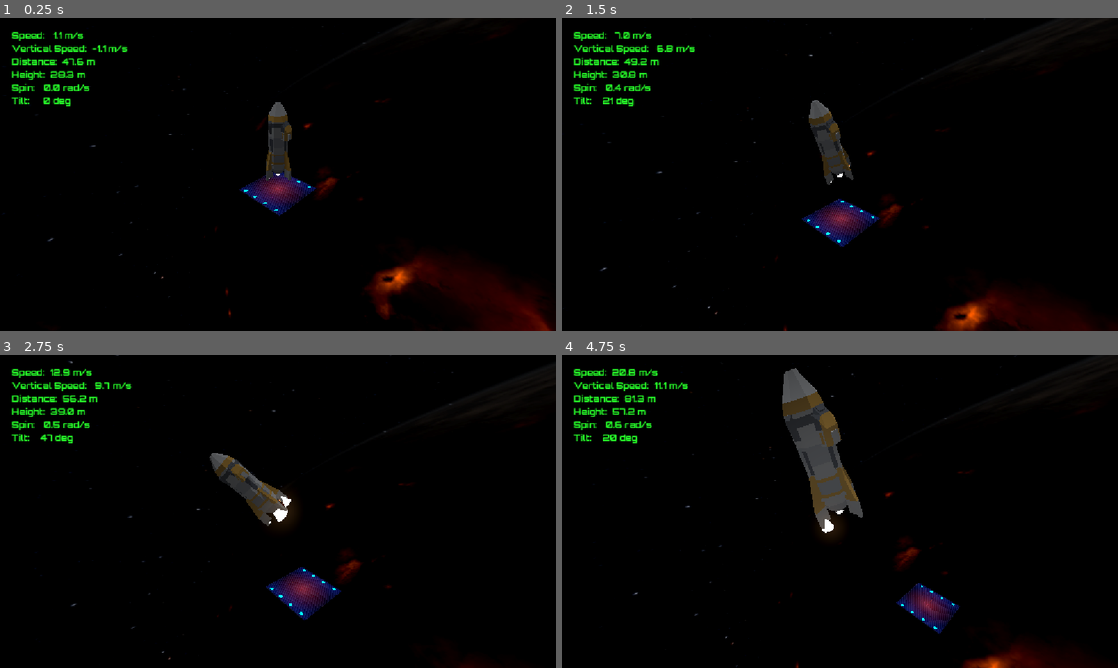
Above: before the commit, frames 1-4 (two rows, left to right).
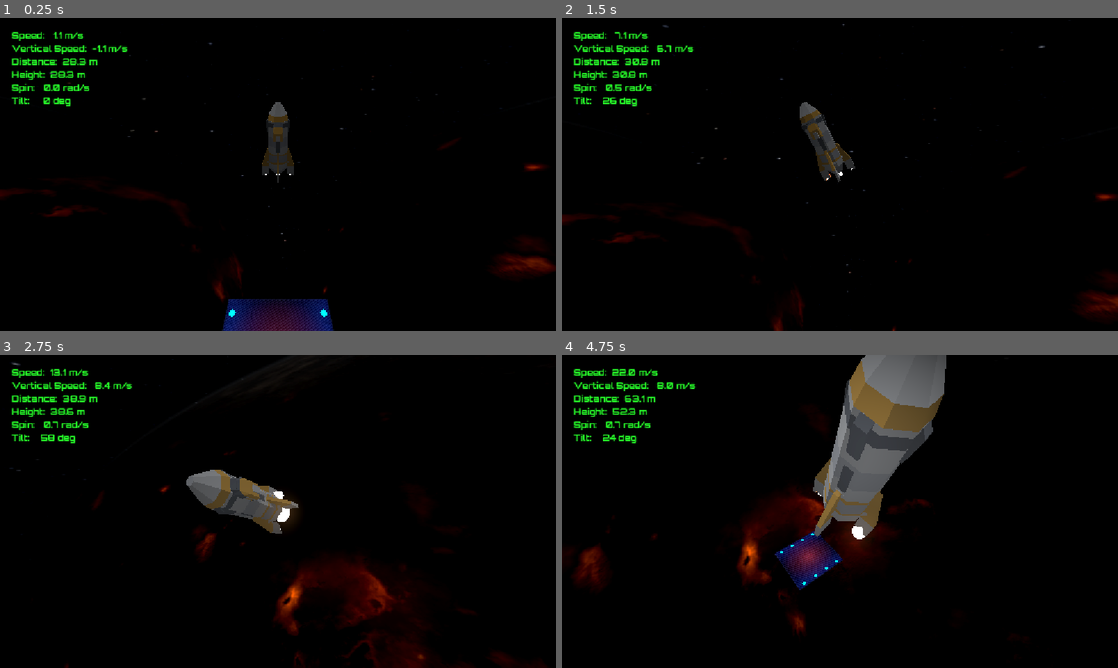
Above: after the commit, the same moments.

Repository: ChristiannYa/lander
Game: Godot game, scene res://scenes/game/game.tscn
Same seed, same stepped clock (60 frames per second), same inputs: the game is played once before the commit and once after it.
Inputs:
- Up to frame 1 (0.25 s): no input
- Up to frame 2 (1.5 s): hold L (roll_right) 0.53-1.28 s; hold W (thust) 0.53-1.28 s; hold J (pitch_down) from 1.28 s (still down); tap W (thust) at 1.35 s
- Up to frame 3 (2.75 s): release J (pitch_down) at 2.03 s; hold L (roll_right) from 2.03 s (still down); hold W (thust) from 2.03 s (still down)
- Up to frame 4 (4.75 s): release L (roll_right) at 2.78 s; release W (thust) at 2.78 s; hold K (pitch_up) 2.78-3.53 s; tap W (thust) at 2.85, 4.35 s; hold W (thust) 3.53-4.28 s; hold H (roll_left) from 3.53 s (still down)

The runs differ from the first frame. In frame 1, 8.3% of the frame differs, in the area x 0-100%, y 2-100%; in frame 2, 5.9%; in frame 3, 6.7%; in frame 4, 17%, in the area x 0-93%, y 0-100%.

Commit message:
17-landing

Diff:
--- a/scenes/game/game.tscn
+++ b/scenes/game/game.tscn
@@ -33,7 +33,7 @@
 landing_pad = NodePath("../LandingPad")
 
 [node name="Rocket" parent="." unique_id=38822162 node_paths=PackedStringArray("landing_pad") instance=ExtResource("1_7h61r")]
-transform = Transform3D(1, 0, 0, 0, 1, 0, 0, 0, 1, -27.887932, 28.416498, 26.252647)
+transform = Transform3D(1, 0, 0, 0, 1, 0, 0, 0, 1, -0.0014228821, 28.416498, -0.40911674)
 landing_pad = NodePath("../LandingPad")
 
 [node name="LandingPad" parent="." unique_id=1243908510 instance=ExtResource("2_0sr1o")]
--- a/scenes/rocket/rocket.gd
+++ b/scenes/rocket/rocket.gd
@@ -1,14 +1,20 @@
 extends RigidBody3D
+
 
 @export var landing_pad: Node3D
 
 @onready var thrust: Thrust = $Thrust
 @onready var thrust_l: Thrust = $ThrustL
 @onready var thrust_r: Thrust = $ThrustR
+@onready var timer: Timer = $Timer
 
 const THRUST_CENT_FORCE := 15.0
 const THRUST_SIDE_FORCE := 3.0
 const TORQUE_STRENGTH := 2.0
+const MAX_LANDING_SPEED := 6.0
+const MAX_LANDING_TITLT := 10.0
+
+var _last_speed := 0.0
 
 func _physics_process(delta: float):
 	var thrust_applied: bool = Input.is_action_pressed("thust")
@@ -33,15 +39,20 @@
 	thrust_l.update_effects(thrust_l_applied, delta)
 	thrust_r.update_effects(thrust_r_applied, delta)
 
+	_last_speed = linear_velocity.length()
+
 func apply_side_thrust(thruster: Thrust):
 	var ofs: Vector3 = thruster.global_position - global_position
 	apply_force(global_transform.basis.y * THRUST_SIDE_FORCE, ofs)
+
+func get_tilt() -> float:
+	return rad_to_deg(global_transform.basis.y.angle_to(Vector3.UP))
 
 func emit_telemtry():
 	var tel := RocketTelemetry.new()
 	tel.speed = linear_velocity.length()
 	tel.ver_speed = linear_velocity.y
-	tel.tilt = rad_to_deg(global_transform.basis.y.angle_to(Vector3.UP))
+	tel.tilt = get_tilt()
 	tel.spin = angular_velocity.length()
 
 	if landing_pad:
@@ -49,3 +60,21 @@
 		tel.height_delta = global_position.y - landing_pad.global_position.y
 
 	SignalHub.emit_telemetry_updated(tel)
+
+# Requires `RigidBody3D > Contact Monitor=on` along with `.max_contacts_reported=1`
+func _on_body_entered(body: Node):
+	if _last_speed > MAX_LANDING_SPEED:
+		timer.start()
+		set_physics_process(false)
+
+func _on_sleeping_state_changed():
+	if sleeping:
+		if is_physics_processing():
+			if get_tilt() < MAX_LANDING_TITLT:
+				print("LANDED")
+			else:
+				print("CRASHED")
+			set_physics_process(false)
+
+func _on_timer_timeout() -> void:
+	freeze = true
--- a/scenes/rocket/rocket.tscn
+++ b/scenes/rocket/rocket.tscn
@@ -10,11 +10,16 @@
 [ext_resource type="PackedScene" uid="uid://ck5mvnxhj43v1" path="res://scenes/thrust/thrust.tscn" id="8_wrqyj"]
 
 [sub_resource type="CylinderShape3D" id="CylinderShape3D_ijv05"]
-height = 3.4069824
-radius = 0.75390625
+height = 3.0072632
+radius = 0.5805664
+
+[sub_resource type="BoxShape3D" id="BoxShape3D_ijv05"]
+size = Vector3(1.5, 0.2, 0.2)
 
 [node name="Rocket" type="RigidBody3D" unique_id=38822162]
 gravity_scale = 0.5
+contact_monitor = true
+max_contacts_reported = 1
 angular_damp = 3.0
 script = ExtResource("1_ut1yo")
 
@@ -39,7 +44,7 @@
 transform = Transform3D(1, 0, 0, 0, 1, 0, 0, 0, 1, -2, 3.1977003, -1.5)
 
 [node name="CollisionShape3D" type="CollisionShape3D" parent="." unique_id=465203968]
-transform = Transform3D(1, 0, 0, 0, 1, 0, 0, 0, 1, 0, 1.7132022, 0.008268833)
+transform = Transform3D(1, 0, 0, 0, 1, 0, 0, 0, 1, 0, 1.5, 0.008)
 shape = SubResource("CylinderShape3D_ijv05")
 
 [node name="Thrust" parent="." unique_id=1658840384 instance=ExtResource("8_wrqyj")]
@@ -50,3 +55,15 @@
 
 [node name="ThrustR" parent="." unique_id=93737171 instance=ExtResource("8_wrqyj")]
 transform = Transform3D(0.5, 0, 0, 0, 0.5, 0, 0, 0, 0.5, 0.7, 0.1, 0)
+
+[node name="Timer" type="Timer" parent="." unique_id=947499007]
+wait_time = 3.0
+one_shot = true
+
+[node name="CollisionShape3D2" type="CollisionShape3D" parent="." unique_id=1327260861]
+transform = Transform3D(1, 0, 0, 0, 1, 0, 0, 0, 1, 0, 3.5, 0)
+shape = SubResource("BoxShape3D_ijv05")
+
+[connection signal="body_entered" from="." to="." method="_on_body_entered"]
+[connection signal="sleeping_state_changed" from="." to="." method="_on_sleeping_state_changed"]
+[connection signal="timeout" from="Timer" to="." method="_on_timer_timeout"]
